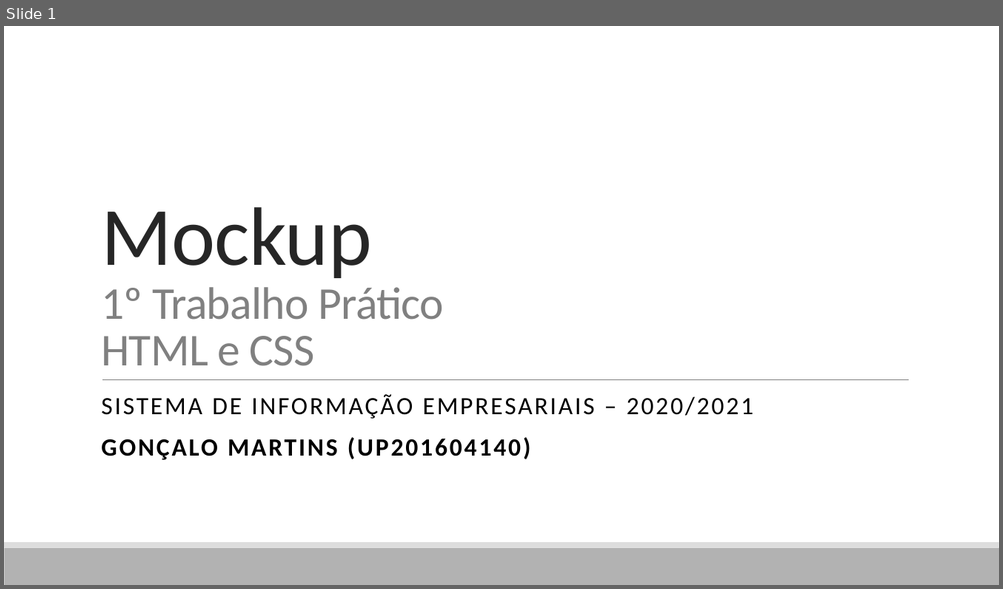
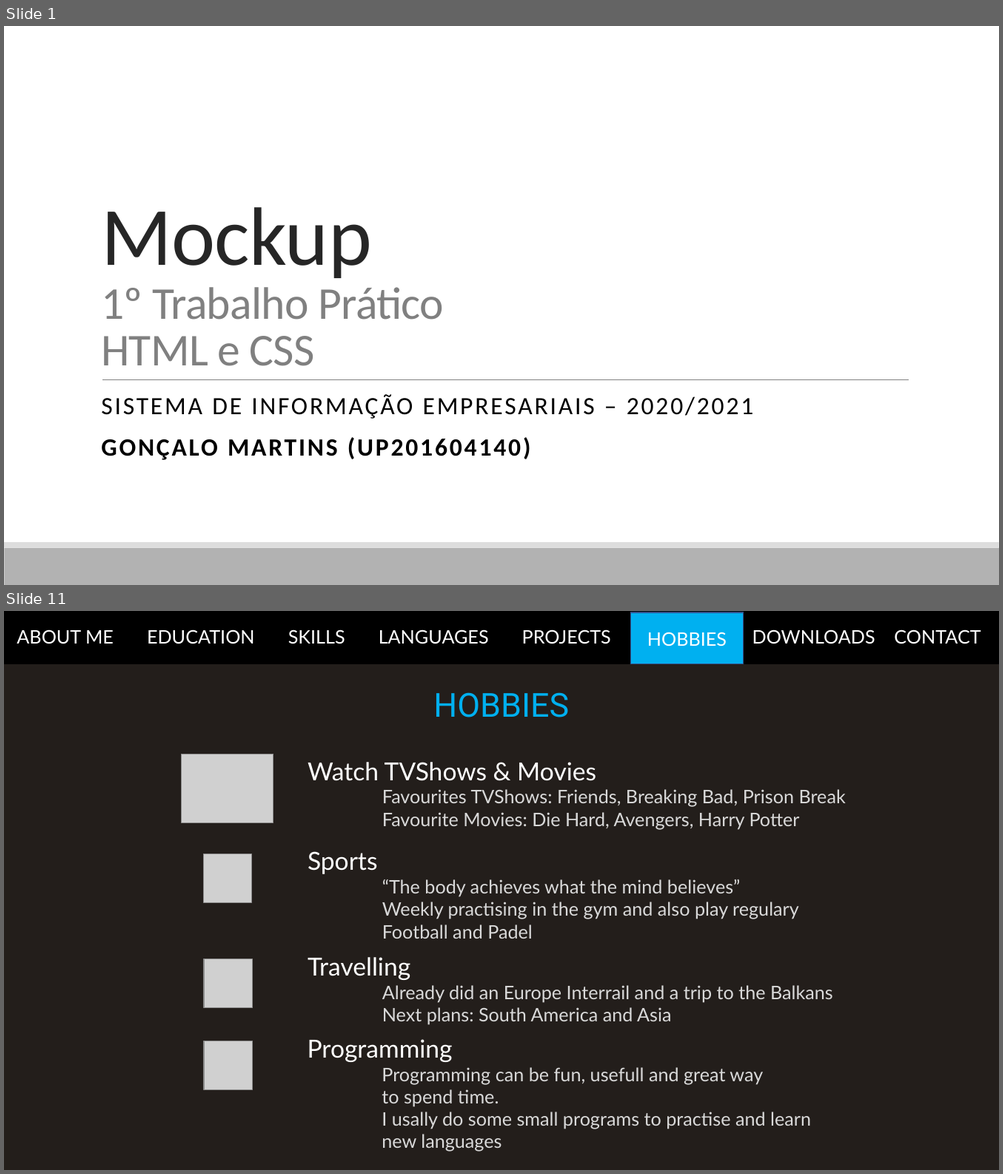
Before and after one commit to GoncaloMartins10/MyFirstHTML, a slide deck: dl/mockup.pptx. Shown one above the other, each under a label of ours: slide 1 before the commit, slides 1 and 11 after it; the slides between them are not shown. The pictures are 1003x589 and 1003x1174 pixels, drawn with LibreOffice and Linux fonts; fonts in the diff are those of the drawing; grey boxes stand for pictures. Boxes give left, top, right and bottom in pixels: in the first picture for what was removed or moved away, otherwise in the second. Text is boxed around its words. In the diff, an @@ line names an element or a change of style, - is before the commit and + after.

```diff
--- a/dl/mockup.pptx
+++ b/dl/mockup.pptx
@@ slide 11 added at <box>4,611,999,1170</box>, background #231E1B @@
@@ rectangle added at <box>4,611,999,664</box>, fill #000000, 18 pt, text #FFFFFF @@
+ABOUT ME EDUCATION SKILLS LANGUAGES PROJECTS HOBBIES DOWNLOADS CONTACT
@@ rectangle added at <box>631,612,743,664</box>, fill #00B0F0, outline #325491 1 pt, 18 pt, text #FFFFFF @@
+HOBBIES
@@ text added at <box>433,692,569,718</box>, 32 pt, text #00B0F0 @@
+HOBBIES
@@ picture added at <box>182,755,273,823</box> @@
@@ text added at <box>307,762,845,829</box>, 18 pt, text #D9D9D9 @@
+  Watch TVShows & Movies
+  Favourites TVShows: Friends, Breaking Bad, Prison Break
+  Favourite Movies: Die Hard, Avengers, Harry Potter
@@ picture added at <box>203,854,251,903</box> @@
@@ text added at <box>307,851,799,939</box>, 18 pt, text #D9D9D9 @@
+  Sports
+  “The body achieves what the mind believes”
+  Weekly practising in the gym and also play regulary
+  Football and Padel
@@ picture added at <box>204,960,253,1008</box> @@
@@ text added at <box>307,957,833,1025</box>, 18 pt, text #D9D9D9 @@
+  Travelling
+  Already did an Europe Interrail and a trip to the Balkans
+  Next plans: South America and Asia
@@ picture added at <box>204,1042,253,1090</box> @@
@@ text added at <box>307,1039,811,1152</box>, 18 pt, text #D9D9D9 @@
+  Programming
+  Programming can be fun, usefull and great way
+  to spend time.
+  I usally do some small programs to practise and learn
+  new languages
```
Also in this commit, not shown: 22 other slides added, 2 other files.
